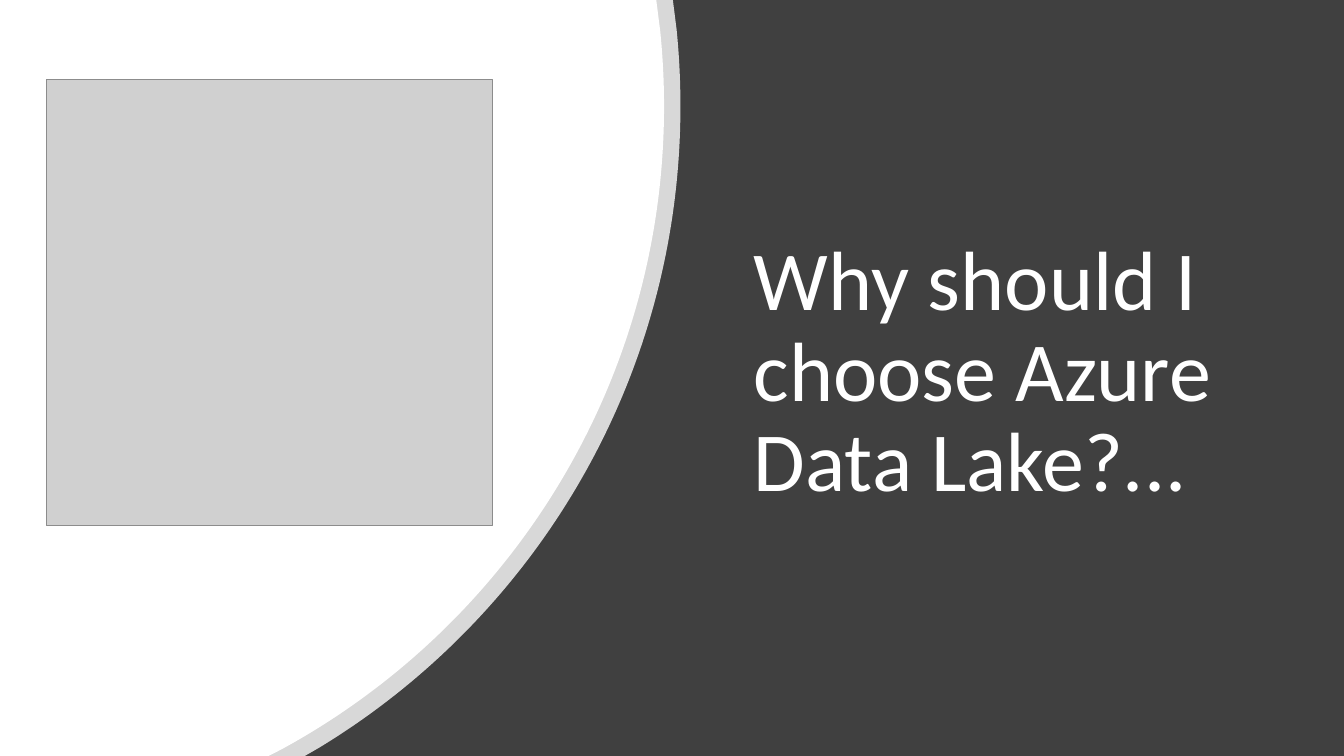
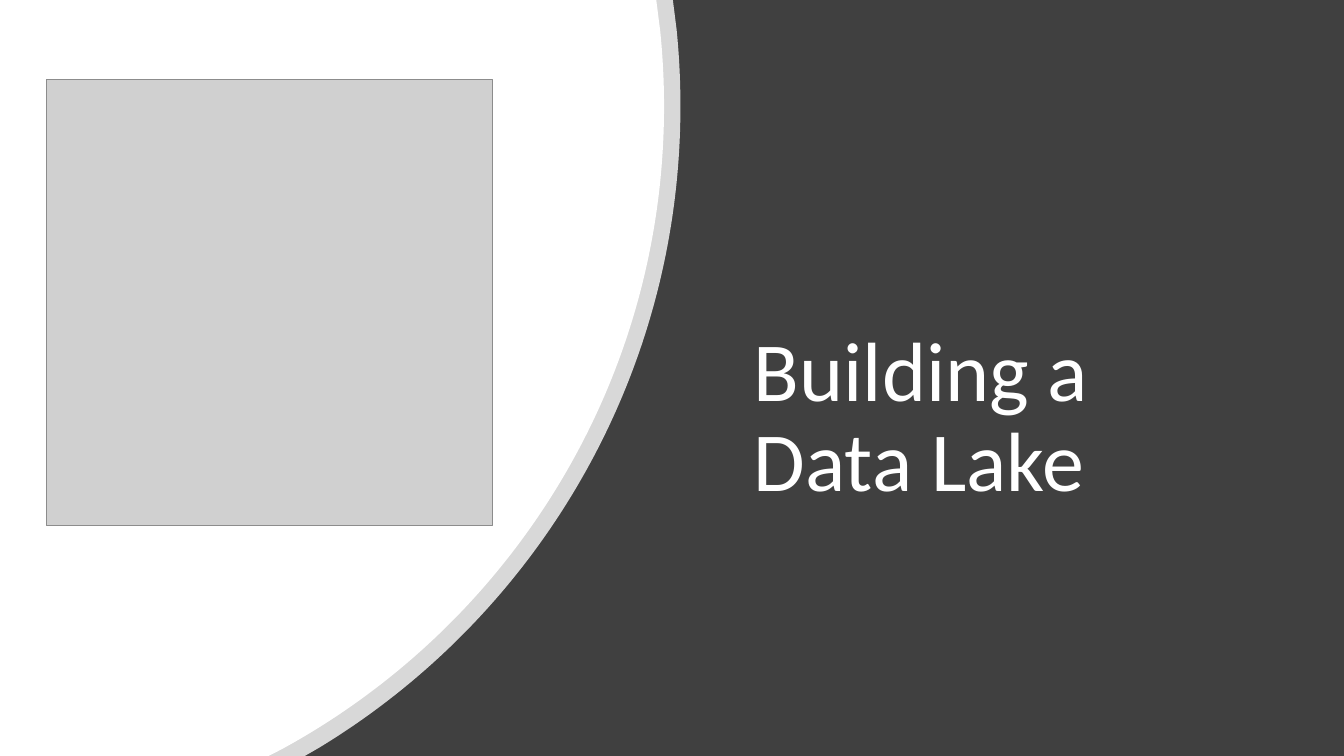
Before and after one commit to dinesarun/azurevidyapeeth, a slide deck: slide 6 of Feb26-AzureDataLake/AzureDataLake+Hadoop3.0.pptx (slide 5 before the commit). Drawn at 1344x756 pixels with LibreOffice and Linux fonts; fonts in the diff are those of the drawing; grey boxes stand for pictures. Boxes give left, top, right and bottom in pixels: in the first picture for what was removed or moved away, otherwise in the second. Text is boxed around its words. In the diff, an @@ line names an element or a change of style, - is before the commit and + after.

```diff
--- a/Feb26-AzureDataLake/AzureDataLake+Hadoop3.0.pptx
+++ b/Feb26-AzureDataLake/AzureDataLake+Hadoop3.0.pptx
@@ title at [754,342,1088,492]: text changed @@
-Why should I choose Azure Data Lake?...
+Building a Data Lake
```
Also in this commit, not shown: 5 other slides changed, 5 slides added, 2 slides removed.
